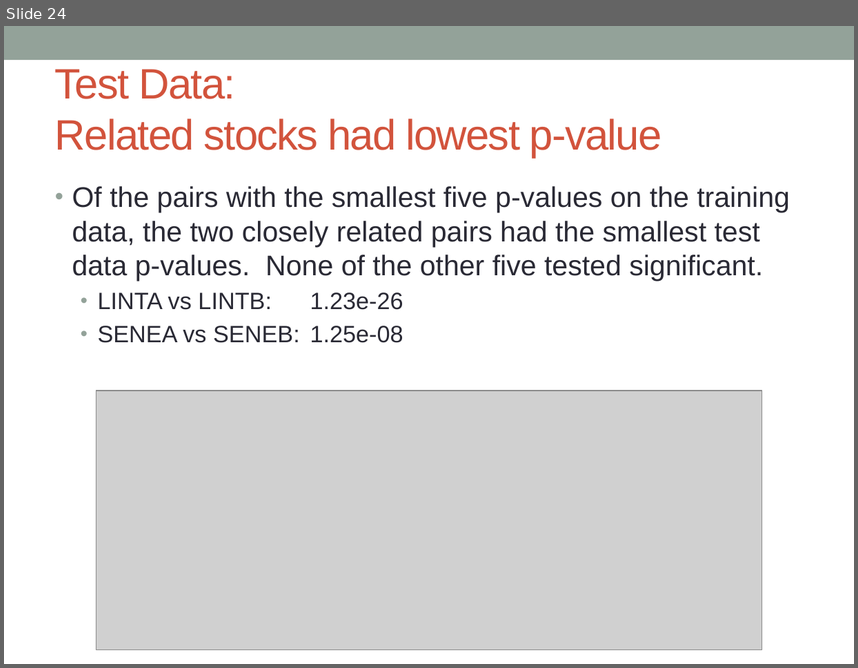
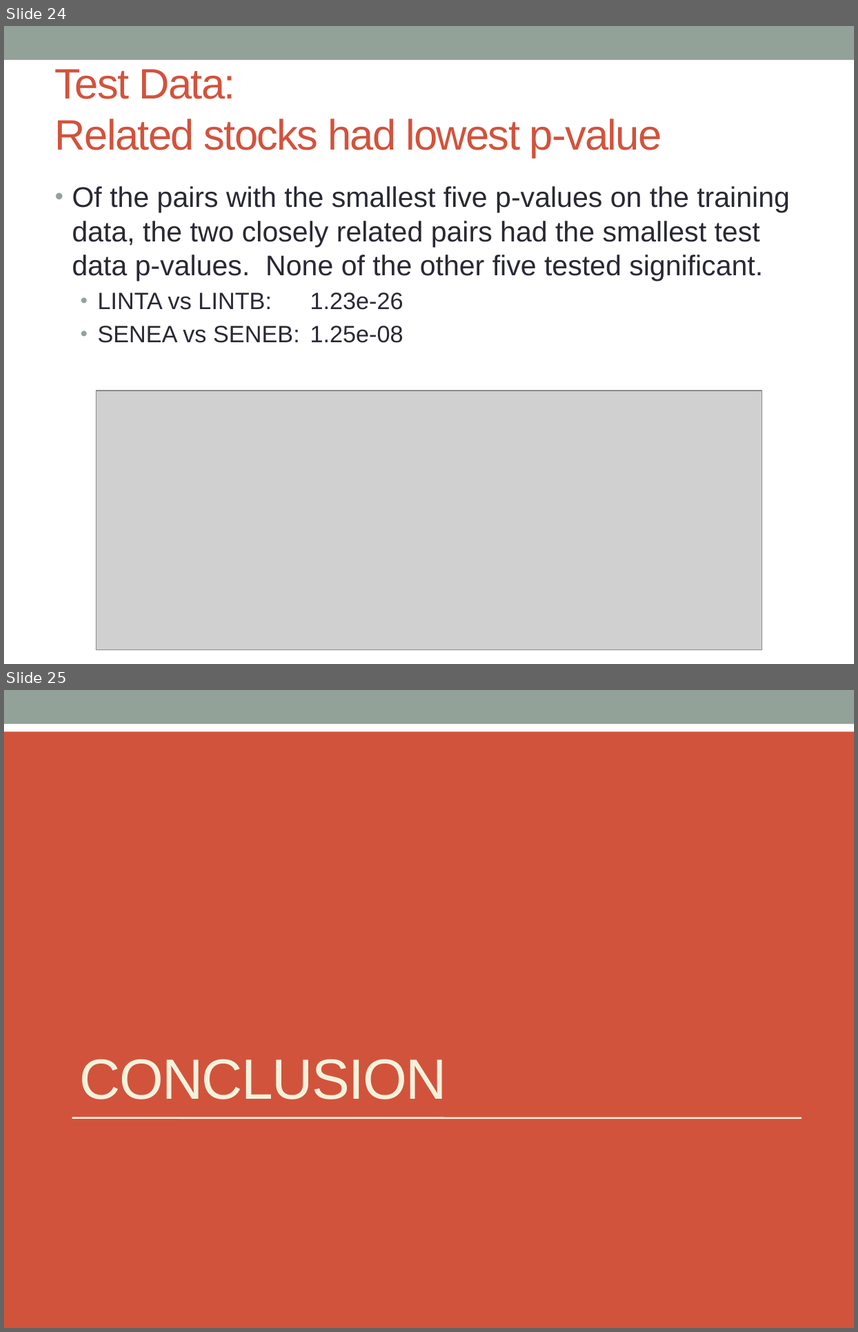
Before and after one commit to jeffreydarling/222project, a slide deck: PairsTradeSlides.pptx. Shown one above the other, each under a label of ours: slide 24 before the commit, slides 24 and 25 after it. The pictures are 858x668 and 858x1332 pixels, drawn with LibreOffice and Linux fonts; fonts in the diff are those of the drawing; grey boxes stand for pictures. Boxes give left, top, right and bottom in pixels: in the first picture for what was removed or moved away, otherwise in the second. Text is boxed around its words. In the diff, an @@ line names an element or a change of style, - is before the commit and + after.

```diff
--- a/PairsTradeSlides.pptx
+++ b/PairsTradeSlides.pptx
@@ slide 25 added at box(4, 690, 854, 1328), background #D2533C; not listed: 1 template element that a slide beside it also shows @@
@@ rectangle added at box(4, 711, 854, 731), fill #FFFFFF @@
@@ title added at box(80, 1058, 447, 1099), 48 pt, text #F3F2DC @@
+CONCLUSION
@@ line added from (72, 1118) to (802, 1118), #F3F2DC 1.5 pt @@
```
Also in this commit, not shown: 2 other slides added.
